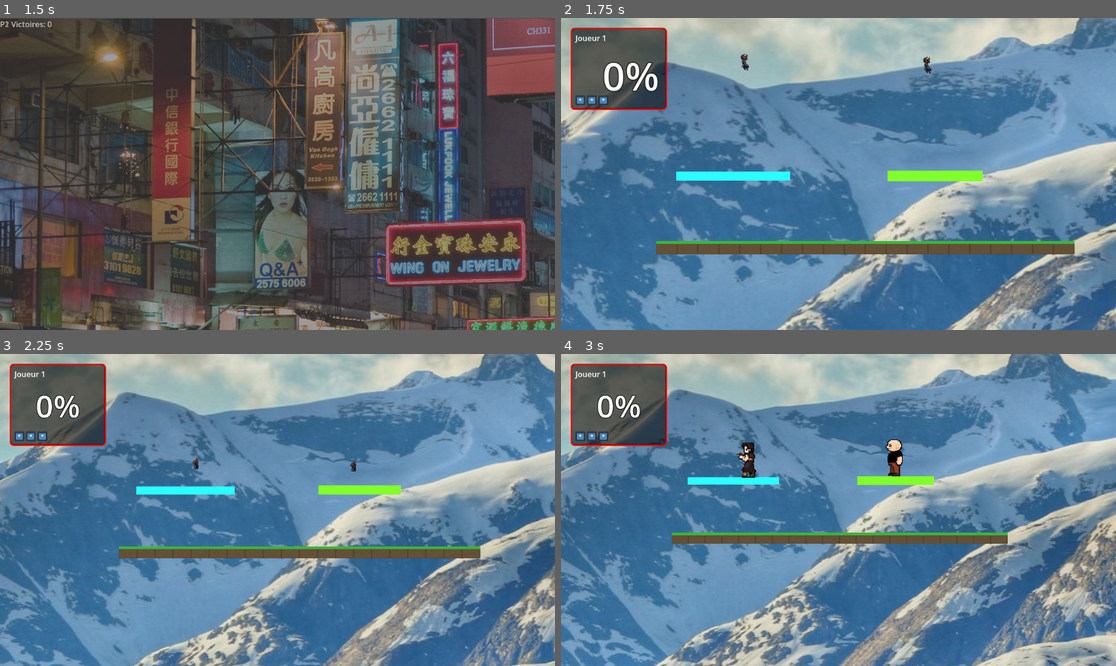
Above: before the commit, frames 1-4 (two rows, left to right).
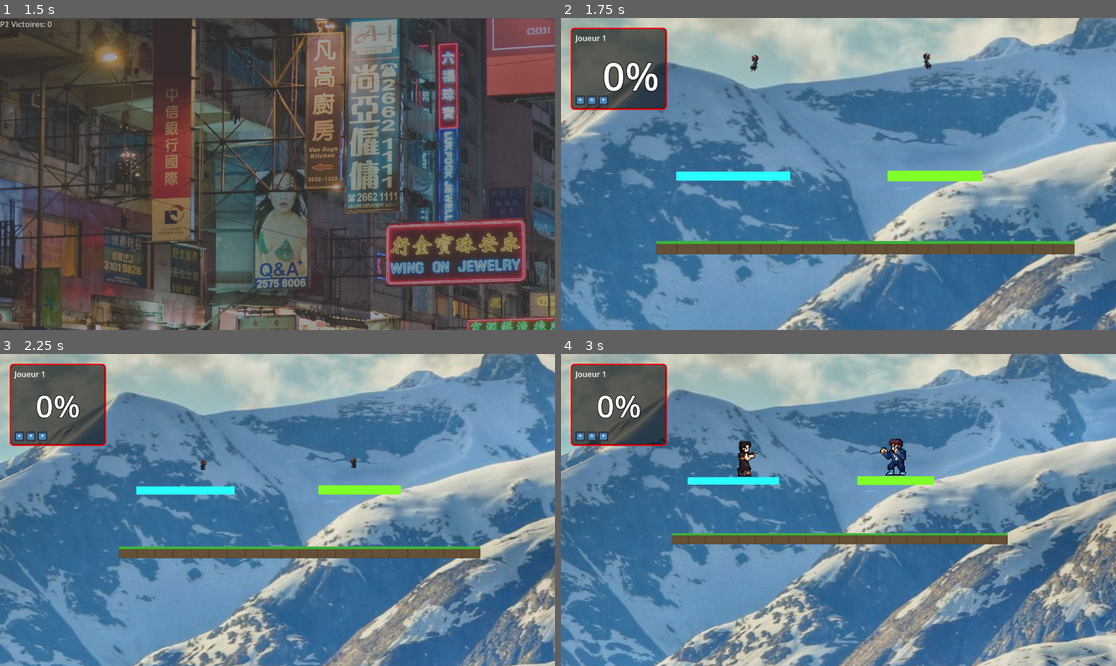
Above: after the commit, the same moments.

Repository: charles-priem/Fighter-i-
Game: Godot game, scene res://scenes/splash.tscn
The game is run twice, just before and just after one commit, with the same random seed, the same clock (stepped at 60 frames per second) and the same inputs. The engine's default icon, where the game draws it, is replaced by a stand-in: a white triangle on a blue panel in a dark square.
Inputs:
- Up to frame 1 (1.5 s): tap Enter at 0.5 s; tap Space at 1.25 s
- Up to frame 2 (1.75 s): no input
- Up to frame 3 (2.25 s): no input
- Up to frame 4 (3 s): no input

Frame 1 is identical in both runs. In frame 2, 0.2% of the frame differs, in the area x 32-67%, y 11-18%; in frame 3, less than 0.1%; in frame 4, 0.9%, in the area x 19-81%, y 27-62%.

Commit message:
attaque Mr Scottez

Diff:
--- a/scenes/Benedito.tscn
+++ b/scenes/Benedito.tscn
@@ -139,18 +139,29 @@
 }]
 
 [sub_resource type="CapsuleShape2D" id="CapsuleShape2D_3vyb7"]
-radius = 15.0
-height = 60.0
+radius = 17.0
+height = 102.0
+
+[sub_resource type="CapsuleShape2D" id="CapsuleShape2D_fmvww"]
+radius = 47.0
+height = 100.0
 
 [node name="Player" type="CharacterBody2D" unique_id=2041489519]
 script = ExtResource("1_fmvww")
 tir = ExtResource("2_k63vh")
 
 [node name="AnimatedSprite2D" type="AnimatedSprite2D" parent="." unique_id=1664251423]
-position = Vector2(3, -23)
+position = Vector2(3, -21)
 scale = Vector2(0.5, 0.5)
 sprite_frames = SubResource("SpriteFrames_owota")
-animation = &"run"
+animation = &"idle"
 
 [node name="CollisionShape2D" type="CollisionShape2D" parent="." unique_id=618495778]
+position = Vector2(9, -16)
 shape = SubResource("CapsuleShape2D_3vyb7")
+
+[node name="Area2D" type="Area2D" parent="." unique_id=115396730]
+
+[node name="CollisionShape2D" type="CollisionShape2D" parent="Area2D" unique_id=1036214767]
+position = Vector2(7, -15)
+shape = SubResource("CapsuleShape2D_fmvww")
--- a/scenes/Dubois.tscn
+++ b/scenes/Dubois.tscn
@@ -104,19 +104,41 @@
 }]
 
 [sub_resource type="CapsuleShape2D" id="CapsuleShape2D_3vyb7"]
-radius = 26.0
+radius = 18.0
+height = 100.0
+
+[sub_resource type="CapsuleShape2D" id="CapsuleShape2D_6nak3"]
+radius = 47.0
 height = 100.0
 
 [node name="Player" type="CharacterBody2D" unique_id=2041489519]
 script = ExtResource("1_6nak3")
 cookie_dubois = ExtResource("2_1sso1")
+character_name = null
+character_color = null
+move_speed = null
+jump_force = null
+weight = null
+max_jumps = null
+max_stocks = null
+player_number = null
+dash_speed = null
+dash_duration = null
 
 [node name="AnimatedSprite2D" type="AnimatedSprite2D" parent="." unique_id=1857223151]
 scale = Vector2(0.5, 0.5)
 sprite_frames = SubResource("SpriteFrames_34wqp")
-animation = &"idle"
+animation = &"run"
+frame = 1
+frame_progress = 0.8019767
 offset = Vector2(0, -33)
 
 [node name="CollisionShape2D" type="CollisionShape2D" parent="." unique_id=618495778]
 position = Vector2(3, -16)
 shape = SubResource("CapsuleShape2D_3vyb7")
+
+[node name="Area2D" type="Area2D" parent="." unique_id=13979002]
+
+[node name="CollisionShape2D" type="CollisionShape2D" parent="Area2D" unique_id=429060738]
+position = Vector2(3, -16)
+shape = SubResource("CapsuleShape2D_6nak3")
--- a/scenes/Scottez.tscn
+++ b/scenes/Scottez.tscn
@@ -6,6 +6,7 @@
 [ext_resource type="Texture2D" uid="uid://cneyfp25vcbb5" path="res://assets/sprites/Personnages/Scottez/Scottez fixe 2.png" id="3_ummwe"]
 [ext_resource type="Texture2D" uid="uid://bnpaob5x3n6fo" path="res://assets/sprites/Personnages/Scottez/Scottez fixe 3.png" id="4_a81fl"]
 [ext_resource type="Texture2D" uid="uid://bkn4e2bkc0srl" path="res://assets/sprites/Personnages/Scottez/Scottez fixe 4.png" id="5_u7o0s"]
+[ext_resource type="Script" uid="uid://brbhpsahw26qh" path="res://scripts/scottez.gd" id="7_ummwe"]
 
 [sub_resource type="AtlasTexture" id="AtlasTexture_wv1as"]
 atlas = ExtResource("1_aroyw")
@@ -140,7 +141,8 @@
 radius = 31.0
 height = 106.0
 
-[node name="Player" type="CharacterBody2D" unique_id=2041489519]
+[node name="Scottez" type="CharacterBody2D" unique_id=2041489519]
+script = ExtResource("7_ummwe")
 
 [node name="AnimatedSprite2D" type="AnimatedSprite2D" parent="." unique_id=1664251423]
 position = Vector2(0, -25)
--- a/scenes/game_scene.tscn
+++ b/scenes/game_scene.tscn
@@ -1,12 +1,15 @@
 [gd_scene format=3 uid="uid://b6cjd3dxelqol"]
 
+[ext_resource type="Script" uid="uid://bd7ypfuxertcc" path="res://scripts/platform.gd" id="1_b5spy"]
 [ext_resource type="Texture2D" uid="uid://dyuc7ub53c47y" path="res://assets/sprites/platform.png" id="1_rurhu"]
 [ext_resource type="Script" uid="uid://cgn1behbhvis2" path="res://scripts/camera_2d.gd" id="2_onqr8"]
 [ext_resource type="Script" uid="uid://bnk81mj5ys8rk" path="res://scripts/blastzone.gd" id="2_utbpp"]
 [ext_resource type="Script" uid="uid://bur1i54bpfqt0" path="res://scripts/hud.gd" id="3_ycayy"]
-[ext_resource type="PackedScene" uid="uid://dsx4geeimrikr" path="res://scenes/Dubois.tscn" id="6_kk2rg"]
 [ext_resource type="PackedScene" uid="uid://ctylc4atkguf3" path="res://scenes/Benedito.tscn" id="7_kk2rg"]
+[ext_resource type="PackedScene" uid="uid://b7o41v2dkbjpn" path="res://scenes/Scottez.tscn" id="8_mw25s"]
 [ext_resource type="Texture2D" uid="uid://btcdxcxed85ko" path="res://assets/sprites/bg2.jpg" id="9_utbpp"]
+
+[sub_resource type="PhysicsMaterial" id="PhysicsMaterial_b5spy"]
 
 [sub_resource type="RectangleShape2D" id="RectangleShape2D_lxttp"]
 size = Vector2(910, 30)
@@ -61,10 +64,12 @@
 corner_radius_bottom_right = 8
 corner_radius_bottom_left = 8
 
-[node name="GameScene" type="Node2D" unique_id=2052335995]
-
-[node name="MainPlatform" type="StaticBody2D" parent="." unique_id=1955787088]
+[node name="GameScene" type="Node2D" unique_id=1171841260]
+
+[node name="MainPlatform" type="StaticBody2D" parent="." unique_id=152687302]
 collision_mask = 0
+physics_material_override = SubResource("PhysicsMaterial_b5spy")
+script = ExtResource("1_b5spy")
 
 [node name="CollisionShape2D" type="CollisionShape2D" parent="MainPlatform" unique_id=886279966]
 position = Vector2(55, 0)
@@ -143,11 +148,6 @@
 position = Vector2(218.99997, 547.0001)
 scale = Vector2(2.8989584, 2.45625)
 texture = ExtResource("9_utbpp")
-
-[node name="Dubois" parent="." unique_id=512612971 instance=ExtResource("6_kk2rg")]
-position = Vector2(236, -405)
-max_jumps = 4
-player_number = 2
 
 [node name="HUD" type="CanvasLayer" parent="." unique_id=1605162887]
 
@@ -217,3 +217,6 @@
 layout_mode = 2
 
 [node name="Benedito" parent="." unique_id=2041489519 instance=ExtResource("7_kk2rg")]
+
+[node name="Scottez" parent="." unique_id=1209383739 instance=ExtResource("8_mw25s")]
+player_number = 2
--- a/scenes/tir_benedito.tscn
+++ b/scenes/tir_benedito.tscn
@@ -7,7 +7,7 @@
 radius = 5.0990195
 
 [sub_resource type="CircleShape2D" id="CircleShape2D_rg4n3"]
-radius = 6.0
+radius = 8.0
 
 [node name="Area2D" type="Area2D" unique_id=1681265249]
 script = ExtResource("1_dlo6m")
--- a/scripts/base_player.gd
+++ b/scripts/base_player.gd
@@ -41,6 +41,7 @@
 const DASH_DURATION  : float = 0.15
 const FAST_FALL_MULT : float = 2.5
 const PROJECTILE_SPEED : float = 2000.0
+const DEPLACEMENT_ATTAQUE : float = 50.
 
 # SIGNAUX
 signal stock_lost(player_num, stocks_remaining)
@@ -58,6 +59,7 @@
 	#ledge_detector.body_exited.connect(_on_ledge_exited)
 	if player_number == 1:
 		position = Vector2(-200, -400)
+		sprite.flip_h = true
 	else:
 		position = Vector2(200, -400)
 # BOUCLE PHYSIQUE
@@ -177,7 +179,16 @@
 	var vy = kb_y * mult
 	if not attacker_right:
 		vx = -vx
-	velocity         = Vector2(vx, vy)
+	velocity = Vector2(vx, vy)
+
+	#calcul de la nouvelle position en fontion des dégats infligés
+	var new_position
+	if attacker_right:
+		new_position = position.x - DEPLACEMENT_ATTAQUE * mult
+	else:
+		new_position = position.x + DEPLACEMENT_ATTAQUE * mult
+	position.x = new_position
+
 	invincible_timer = 0.5
 	update_hud()
 
--- /dev/null
+++ b/scripts/platform.gd
@@ -0,0 +1,10 @@
+extends RigidBody2D
+
+# Called when the node enters the scene tree for the first time.
+func _ready() -> void:
+	gravity_scale = 0
+
+
+# Called every frame. 'delta' is the elapsed time since the previous frame.
+func _process(delta: float) -> void:
+	pass
--- a/scripts/scottez.gd
+++ b/scripts/scottez.gd
@@ -1,6 +1,9 @@
 extends BasePlayer
 
 @onready var animated_sprite = $AnimatedSprite2D
+@onready var adversaire = get_node("/root/GameScene/Benedito")
+
+var direction = Vector2.RIGHT
 
 func _ready():
 	super._ready()
@@ -15,6 +18,19 @@
 	super._physics_process(delta)
 	update_animation()
 
+func handle_attacks():
+	var attack_action = "p" + str(player_number) + "_attack"
+	if Input.is_action_just_pressed(attack_action) :
+		is_attacking = true
+		var new_gravity = 980 - (adversaire.damage_percent * 10)
+		adversaire.gravity = new_gravity
+		await get_tree().create_timer(0.5).timeout
+		adversaire.gravity = 980
+		var directionRight = true if direction.x > 0 else false
+		adversaire.take_hit(5,5,5,directionRight)
+		is_attacking = false
+
+
 func update_animation():
 	if not is_on_floor():
 		if velocity.y < 0:
--- a/scripts/tir_benedito.gd
+++ b/scripts/tir_benedito.gd
@@ -14,5 +14,5 @@
 func _on_area_2d_body_entered(body: Node2D) -> void:
 	if body.get_groups()[0] == "players" and body.name != "Benedito":
 		var directionRight = true if direction.x > 0 else false
-		body.take_hit(5,5,5,directionRight)
+		body.take_hit(5,50,50,directionRight)
 		queue_free()
Not shown, added: scripts/platform.gd.uid
